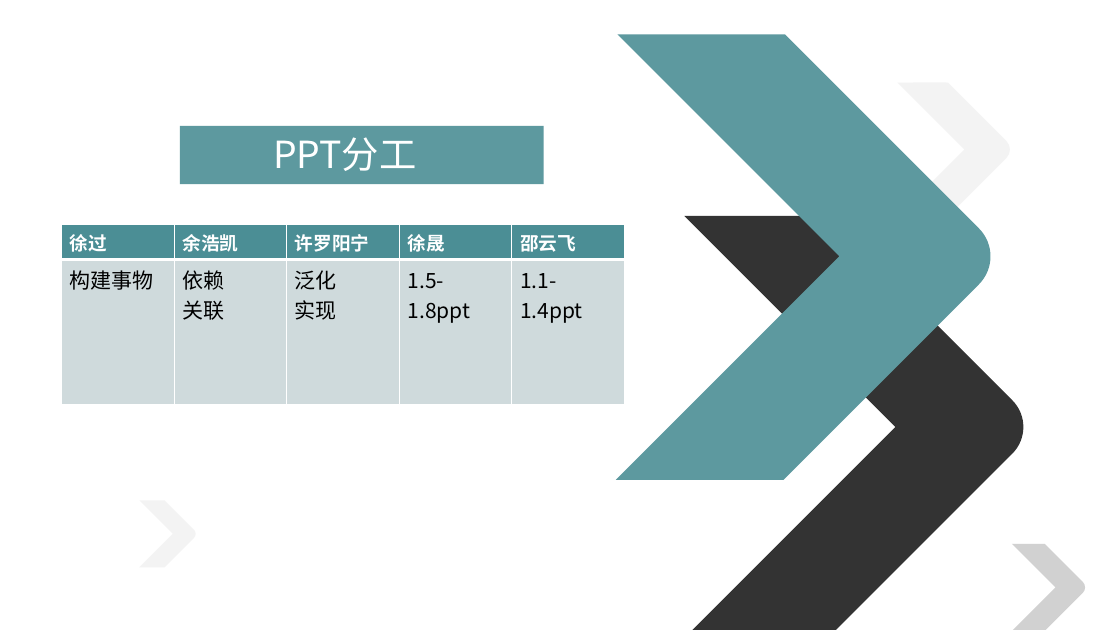
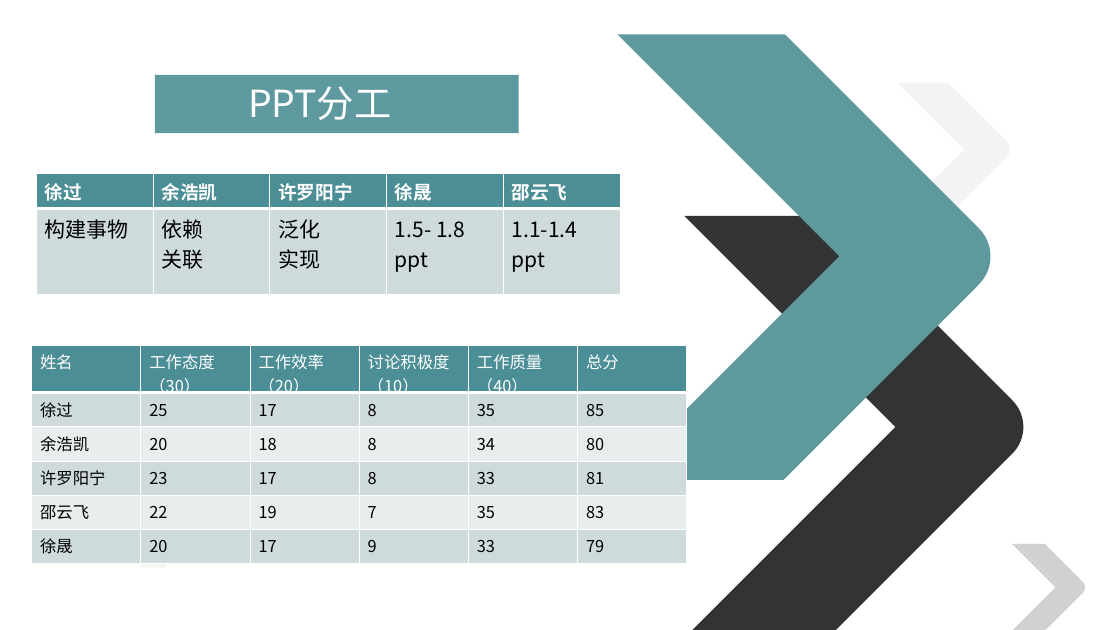
Before and after one commit to on6nx/requirement, a slide deck: slide 43 of uml1/G07翻转课堂1.pptx. Drawn at 1120x630 pixels with LibreOffice and Linux fonts; fonts in the diff are those of the drawing. Boxes give left, top, right and bottom in pixels: in the first picture for what was removed or moved away, otherwise in the second. Text is boxed around its words. In the diff, an @@ line names an element or a change of style, - is before the commit and + after.

```diff
--- a/uml1/G07翻转课堂1.pptx
+++ b/uml1/G07翻转课堂1.pptx
@@ rectangle: place and size @@
-rectangle at bbox=[180, 126, 544, 184]
+rectangle at bbox=[155, 75, 518, 133]
@@ text "PPT分工": place and size @@
-text "PPT分工" at bbox=[273, 137, 416, 171]
+text "PPT分工" at bbox=[248, 86, 391, 120]
@@ table at bbox=[36, 173, 620, 290] @@
-row 2, column 4: 1.5-1.8ppt
+row 2, column 4: 1.5- 1.8 / ppt
-row 2, column 5: 1.1-1.4ppt
+row 2, column 5: 1.1-1.4 / ppt
@@ table: place and size @@
-table at bbox=[61, 224, 624, 404]
+table at bbox=[36, 173, 620, 290]
@@ table added at bbox=[32, 345, 687, 563], 6 rows, 6 columns @@
+姓名 | 工作态度 / （30） | 工作效率 / （20） | 讨论积极度 / （10） | 工作质量 / （40） | 总分
+徐过 | 25 | 17 | 8 | 35 | 85
+余浩凯 | 20 | 18 | 8 | 34 | 80
+许罗阳宁 | 23 | 17 | 8 | 33 | 81
+邵云飞 | 22 | 19 | 7 | 35 | 83
+徐晟 | 20 | 17 | 9 | 33 | 79
```
Also in this commit, not shown: 1 other slide changed, 10 other files.
